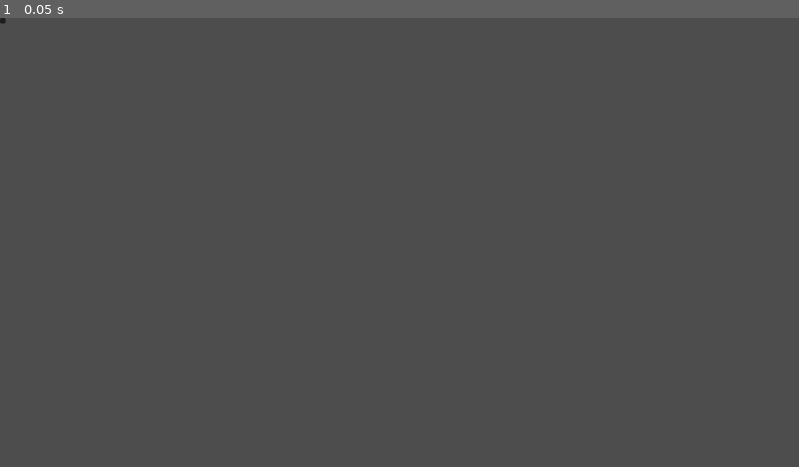
Above: before the commit, frame 1.
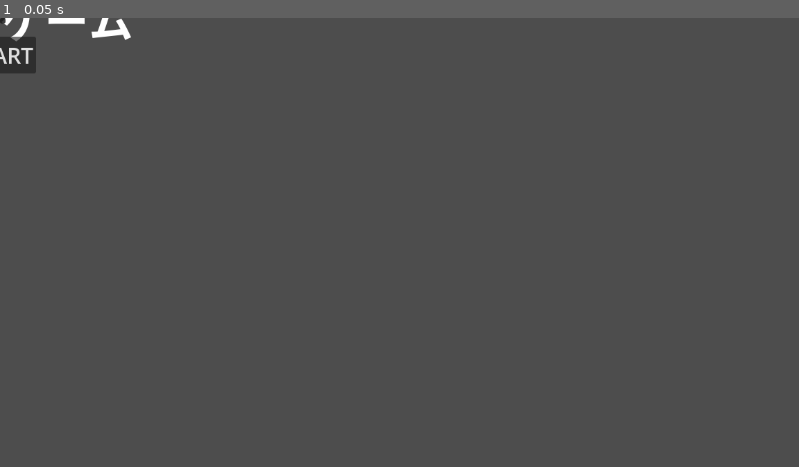
Above: after the commit, the same moment.

Repository: Yoka0609/Godottest1
Game: Godot game, scene res://title.tscn
The game is run twice, just before and just after one commit, with the same random seed, the same clock (stepped at 60 frames per second) and the same inputs. The project has no main scene, so this scene is started directly.
Inputs:
- Up to frame 1 (0.05 s): no input

The runs differ from the first frame. In frame 1, 0.6% of the frame differs, in the area x 0-17%, y 0-13%.

Commit message:
AddTitleStart

Diff:
--- a/title.tscn
+++ b/title.tscn
@@ -5,13 +5,25 @@
 [node name="Background" type="Sprite2D" parent="." unique_id=1452429351]
 
 [node name="TitleLabel" type="Label" parent="." unique_id=1948636361]
-offset_right = 40.0
-offset_bottom = 23.0
+anchors_preset = 15
+anchor_right = 1.0
+anchor_bottom = 1.0
+grow_horizontal = 2
+grow_vertical = 2
 theme_override_font_sizes/font_size = 64
+text = "ノベルゲーム"
 
 [node name="StartButton" type="Button" parent="." unique_id=1537155999]
-offset_right = 8.0
-offset_bottom = 8.0
+anchors_preset = 5
+anchor_left = 0.5
+anchor_right = 0.5
+offset_left = -51.5
+offset_top = 27.0
+offset_right = 51.5
+offset_bottom = 80.0
+grow_horizontal = 2
+theme_override_font_sizes/font_size = 32
+text = "START"
 
 [node name="LoadButton" type="Button" parent="." unique_id=1191594988]
 offset_right = 8.0
